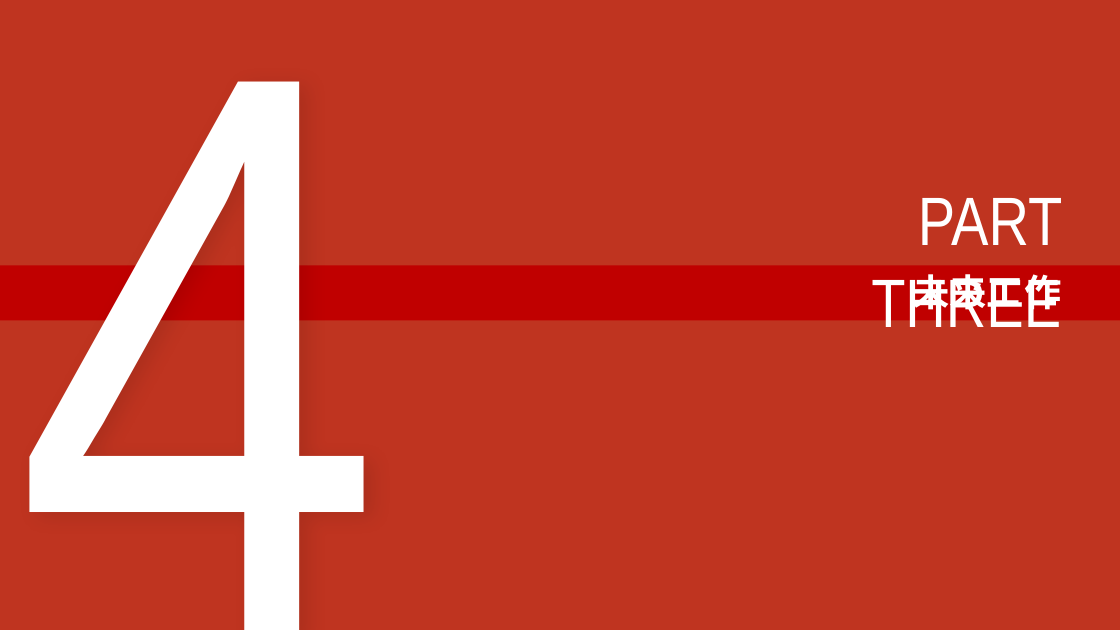
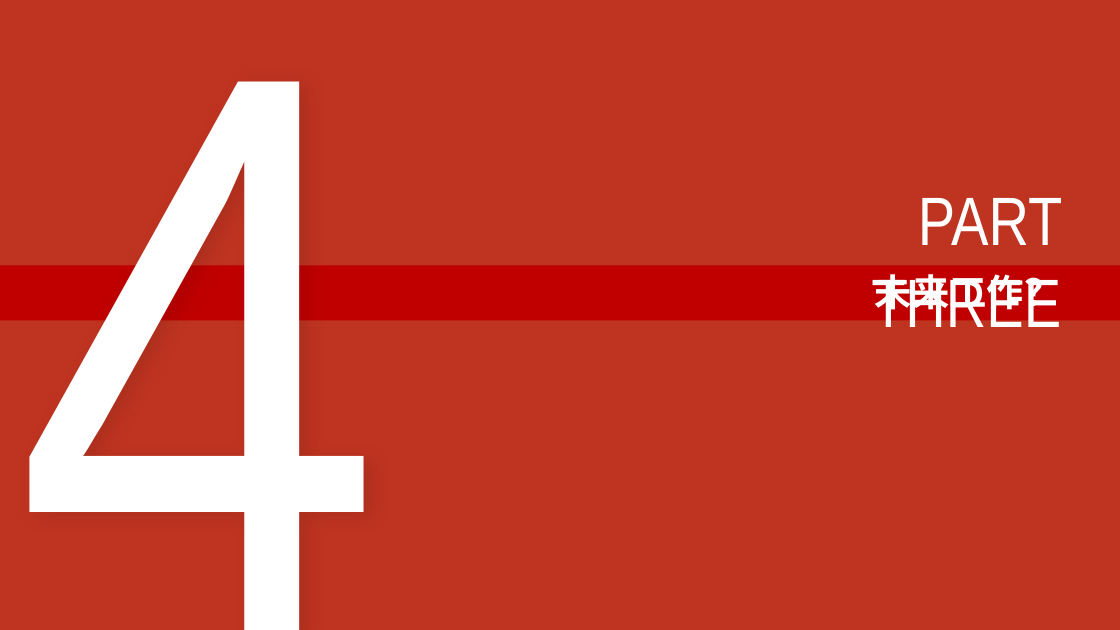
Before and after one commit to AndyShen105/aep-kv, a slide deck: slide 22 of doc/基于AEP的可持久化KV存储.pptx (slide 11 before the commit). Drawn at 1120x630 pixels with LibreOffice and Linux fonts; fonts in the diff are those of the drawing. Boxes give left, top, right and bottom in pixels: in the first picture for what was removed or moved away, otherwise in the second. Text is boxed around its words. In the diff, an @@ line names an element or a change of style, - is before the commit and + after.

```diff
--- a/doc/基于AEP的可持久化KV存储.pptx
+++ b/doc/基于AEP的可持久化KV存储.pptx
@@ text at [875,274,1062,316]: text changed @@
-未来工作
+未来工作？
```
Also in this commit, not shown: 5 other slides changed, 16 slides added, 6 slides removed, 1 other file.
